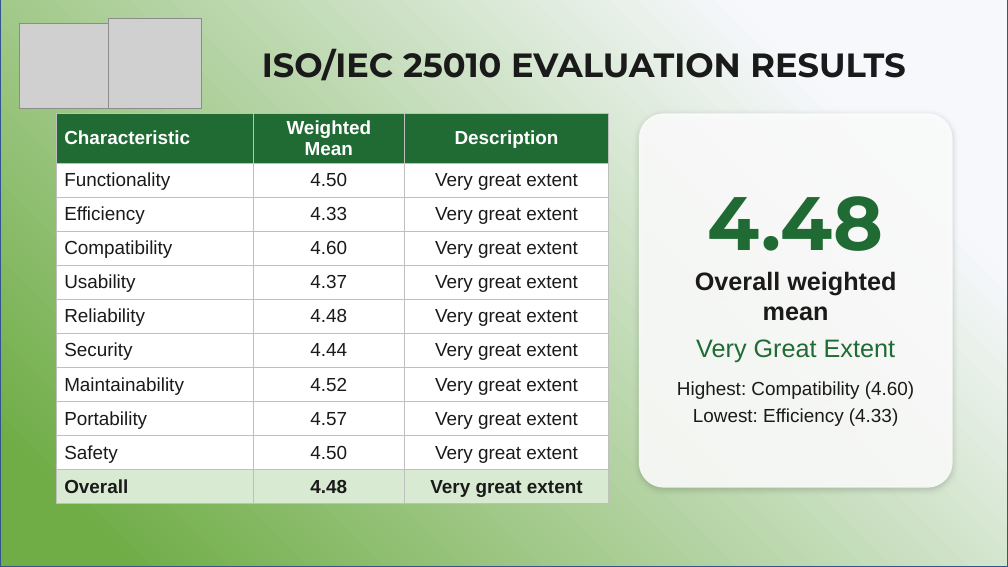
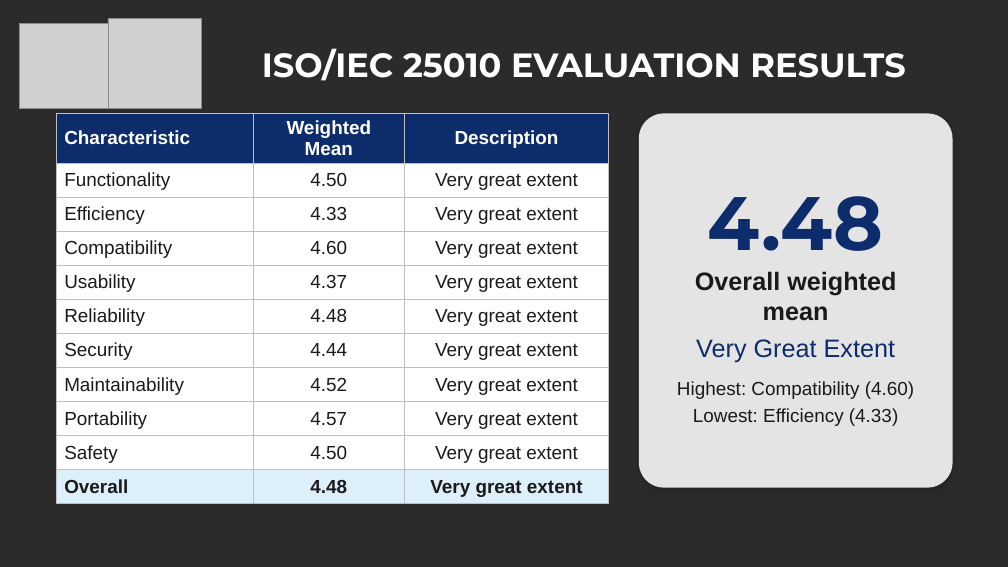
Before and after one commit to Spot7y/auditrix, a slide deck: slide 14 of docs/paper/Auditrix Defense Presentation.pptx. Drawn at 1008x567 pixels with LibreOffice and Linux fonts; fonts in the diff are those of the drawing; grey boxes stand for pictures; background and template pictures are left out; a plain dark background stands for a picture behind light text. Boxes give left, top, right and bottom in pixels: in the first picture for what was removed or moved away, otherwise in the second. Text is boxed around its words. In the diff, an @@ line names an element or a change of style, - is before the commit and + after.

```diff
--- a/docs/paper/Auditrix Defense Presentation.pptx
+++ b/docs/paper/Auditrix Defense Presentation.pptx
@@ background #FFFFFF to picture (left out) @@
@@ rectangle removed at (x1=0, y1=0, x2=1008, y2=567) @@
@@ text "ISO/IEC 25010 EVALUATION RESULTS" at (x1=262, y1=48, x2=905, y2=81): text colour #1A1A1A to #FFFFFF @@
@@ table at (x1=57, y1=113, x2=609, y2=501) @@
@@ fill #1F6B33 to #0D2C6C in row 1 @@
@@ fill #D9EAD3 to #DCEFFB in row 11 @@
@@ text in rounded rectangle at (x1=696, y1=196, x2=895, y2=362): text colour #1F6B33 to #0D2C6C in "4.48", "Very Great Extent" @@
```
Also in this commit, not shown: 16 other slides changed.
